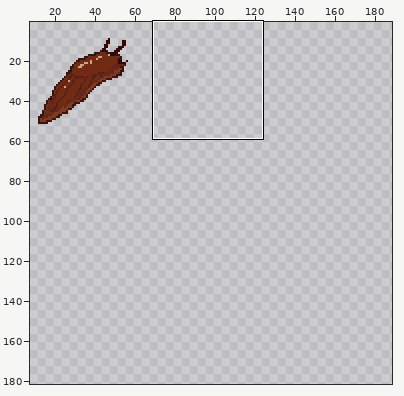
Two versions of one sprite sheet, Duality2.0 - Copy/Assets/graphics/Enemy/SPR_Slug_UpR.png. The picture above shows the old version from afar; the outline marks the close-up.
Close-up. Before:
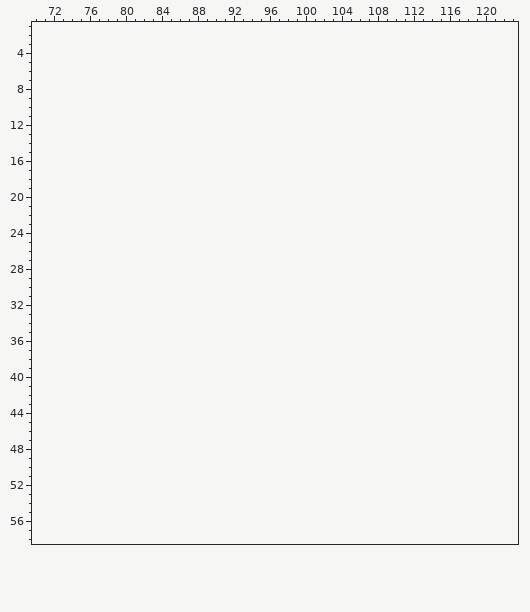
The file is 64x64 pixels. Shown: x 70..123, y 1..58. The old version is drawn lined up with the new one, on the new canvas. The wide view leaves out empty margins. The commit also changed other parts of the picture, which this record leaves out.
And afterwards:
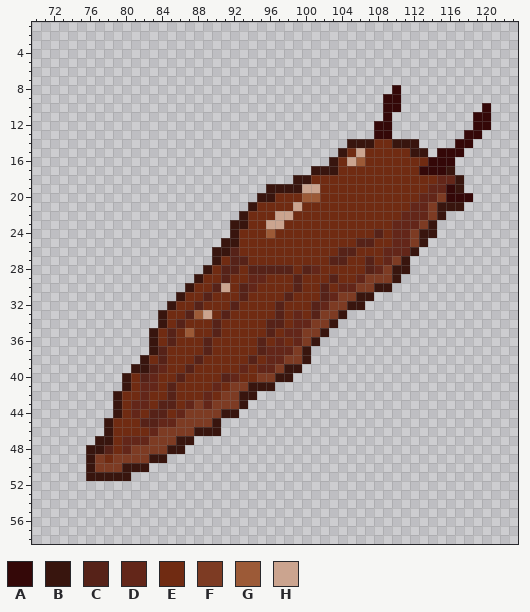
Palette (. is transparent): A #340808  B #38150e  C #562218  D #632619  E #702b12  F #7d3b23  G #9c5a37  H #cba48f
From old to new:
canvas 64x64 -> 192x192
Changed rows in their new state; - is an unchanged pixel.
first column x 76:
 8 ----------------------------------A----------
 9 ---------------------------------AA----------
10 ---------------------------------AA---------A
11 ---------------------------------A---------AA
12 --------------------------------AA---------AA
13 --------------------------------AA--------AA-
14 -----------------------------BBBEEBBB----AA--
15 ----------------------------BEHEEEEEBB-AAA---
16 ---------------------------BEHGEEEEEEEAAA----
17 -------------------------BBBEEEEEEEEEAAAB----
18 -----------------------BBEEEEEEEEEEEEEEDDB---
19 --------------------BBBBHHEEEEEEEEEEEEDDAB---
20 -------------------BBEEEGGEEEEEEEEEEEDDFAAA--
21 ------------------BEEEEHEEEEEEEEEEEEDDFBBB---
22 -----------------BEEEHHEEEEEEEEEEEEDDDFB-----
23 ----------------BBEEHHEEEEEEEEEEEEDDDFB------
24 ----------------BEEEGEEEEEEEEEEECEDDFBB------
25 ---------------BBEEEEEEEEEEEEECCEEDDFB-------
26 --------------BBCEEEEEEEEEEECCEEEDDDB--------
27 --------------BECCEEEEEEEEECCEECEDFB---------
28 -------------BECCECCCCCECDEEEEECDFBB---------
29 ------------BEECEEDDEEECEEECEEDFFFB----------
30 -----------BEECHECDEEEECEECEDDFFBB-----------
31 ----------BEECEEECEEEECEEECDFFBB-------------
32 ---------BEECEEECEEEECEEECDFFBB--------------
33 --------BEECGHECEEEEECEDECFFB----------------
34 --------BECEEECEEEEECCEDDFFB-----------------
35 -------BECEGEECEEEEECEDDFFB------------------
36 -------BECEEECEEEEECEDEDFB-------------------
37 -------BCEEEECEEEEECDDDFB--------------------
38 ------BECEEECEEEEECEDDFFB--------------------
39 -----BBCDEECEEEEEDEDDFBB---------------------
40 ----BECDEECEEEECDEEFFBB----------------------
41 ----BEDDECEEEEDEFFBBB------------------------
42 ---BEEDEECEEEDEFFBB--------------------------
43 ---BEDDECCEDFDFFFB---------------------------
44 ---BEDECCEDFFFFBB----------------------------
45 --BEEECCDDFFFFB------------------------------
46 --BEEEEDFFFFBBB------------------------------
47 -BBEDDDFFFBB---------------------------------
48 BBCEDFFFFBB----------------------------------
49 BFEFFFFBB------------------------------------
50 BFFFBBB--------------------------------------
51 BBBBB----------------------------------------
